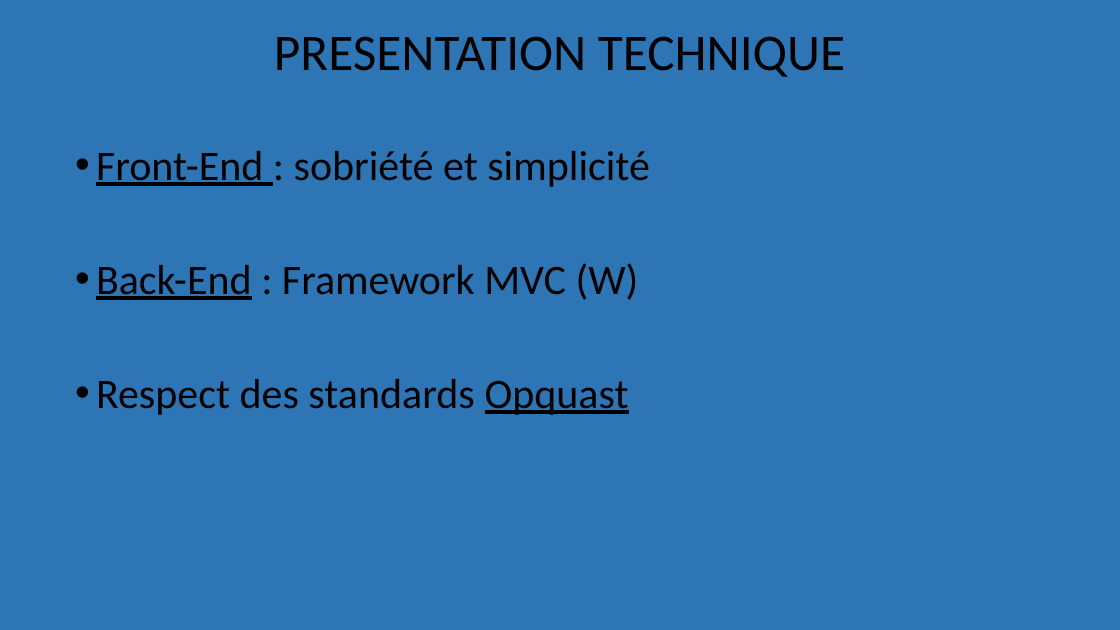
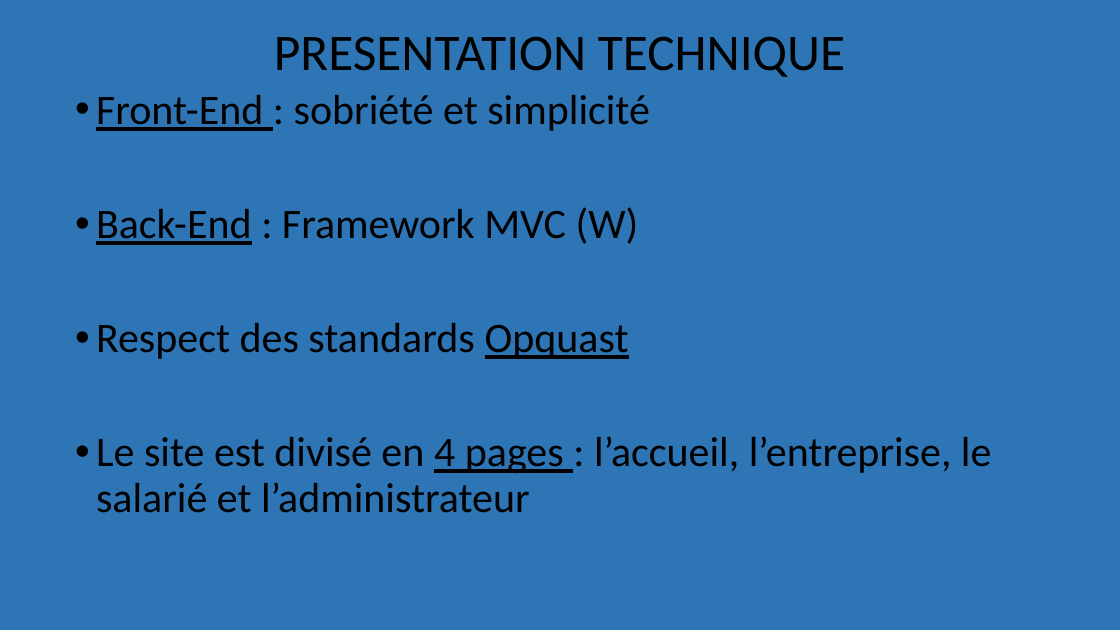
Before and after one commit to Nadia78/easyhr2, a slide deck: slide 4 of bdd/Easyhr.pptx. Drawn at 1120x630 pixels with LibreOffice and Linux fonts; fonts in the diff are those of the drawing. Boxes give left, top, right and bottom in pixels: in the first picture for what was removed or moved away, otherwise in the second. Text is boxed around its words. In the diff, an @@ line names an element or a change of style, - is before the commit and + after.

```diff
--- a/bdd/Easyhr.pptx
+++ b/bdd/Easyhr.pptx
@@ text "Front-End : sobriété et simplicité": place and size @@
-text "Front-End : sobriété et simplicité" at [96, 151, 650, 415]
+text "Front-End : sobriété et simplicité" at [96, 95, 991, 513]
@@ text at [96, 436, 991, 513]: paragraph added @@
+• Le site est divisé en 4 pages : l’accueil, l’entreprise, le salarié et l’administrateur
```
Also in this commit, not shown: 4 other slides changed.
